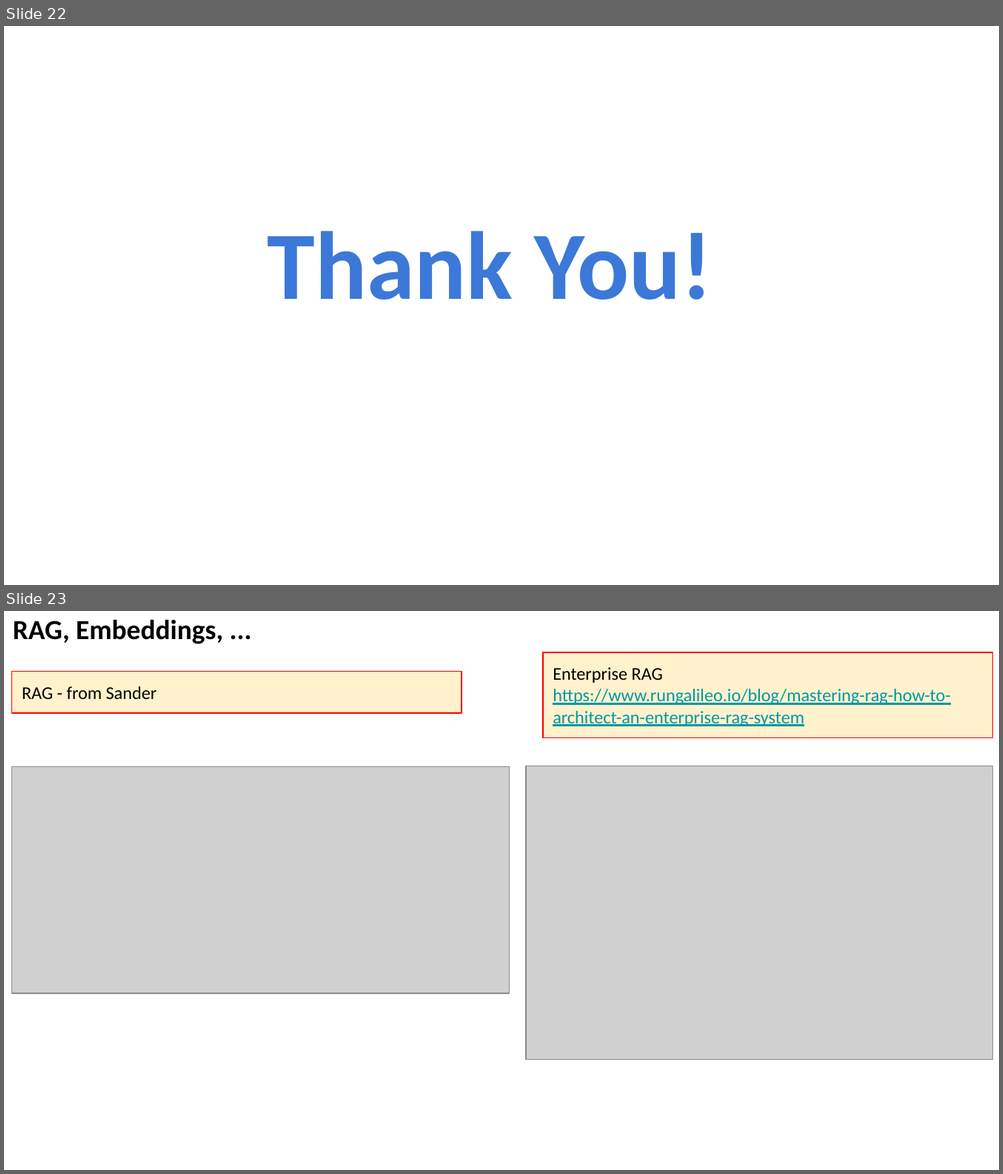
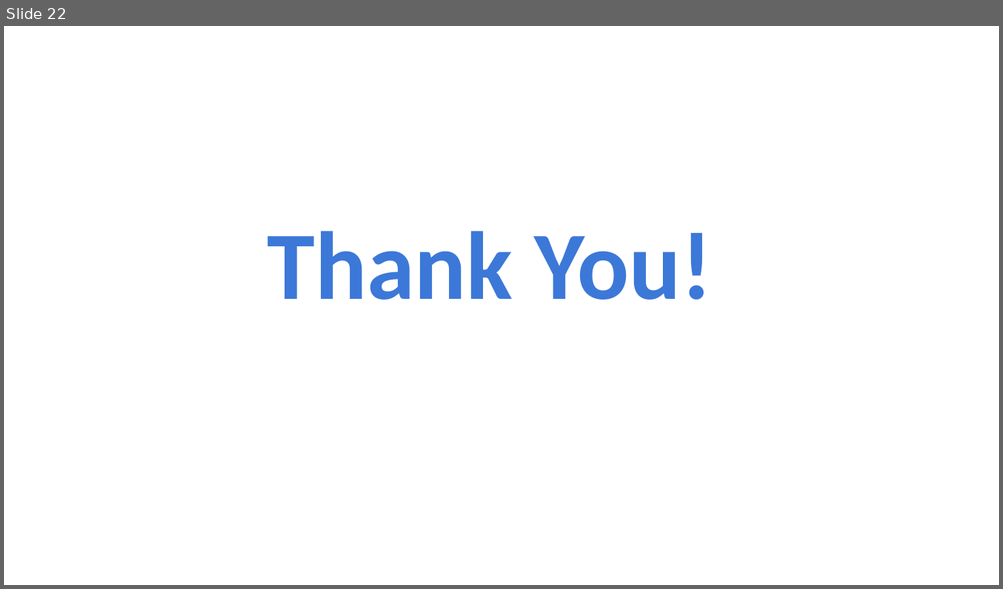
Before and after one commit to lselector/seminar, a slide deck: 2024/2024-03-08-AI-Updates.pptx. Shown one above the other, each under a label of ours: slides 22 and 23 before the commit, slide 22 after it. The pictures are 1003x1174 and 1003x589 pixels, drawn with LibreOffice and Linux fonts; fonts in the diff are those of the drawing; grey boxes stand for pictures. Boxes give left, top, right and bottom in pixels: in the first picture for what was removed or moved away, otherwise in the second. Text is boxed around its words. In the diff, an @@ line names an element or a change of style, - is before the commit and + after.

```diff
--- a/2024/2024-03-08-AI-Updates.pptx
+++ b/2024/2024-03-08-AI-Updates.pptx
@@ slide 23 removed at [4,611,999,1170], background #FFFFFF @@
@@ text removed at [13,619,223,644] @@
-RAG, Embeddings, ...
@@ rectangle removed at [543,652,993,738] @@
-Enterprise RAG
-https://www.rungalileo.io/blog/mastering-rag-how-to-architect-an-enterprise-rag-system
@@ rectangle removed at [12,672,461,713] @@
-RAG - from Sander
@@ picture removed at [12,767,509,994] @@
@@ picture removed at [525,766,992,1060] @@
```
Also in this commit, not shown: 3 slides changed, 2 other slides removed.
